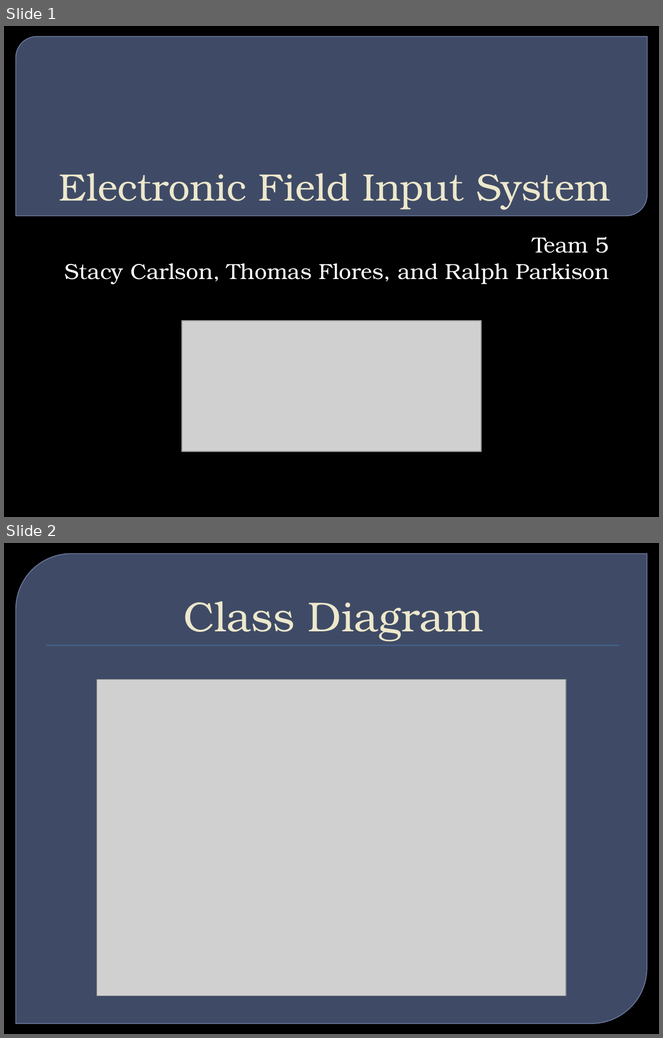
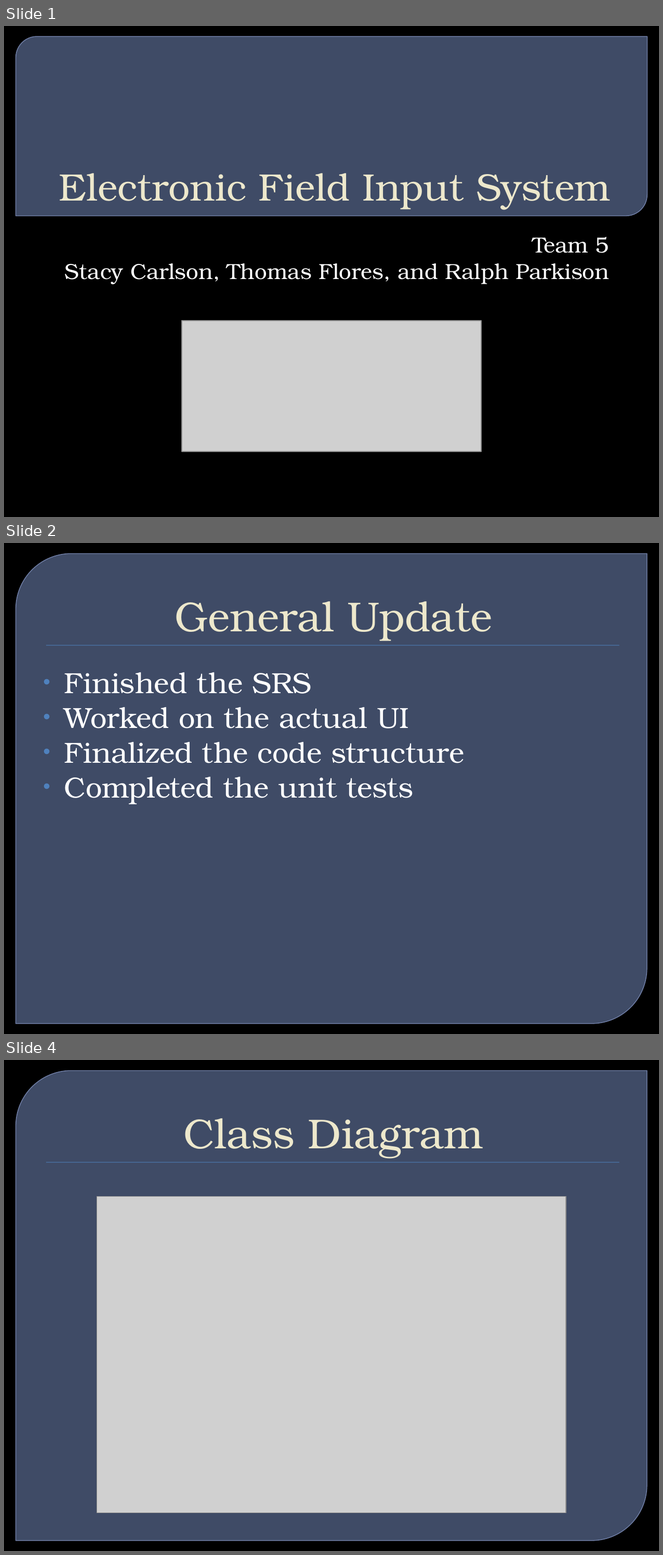
Before and after one commit to ameindygogirl/FishSeniorProject, a slide deck: Briefings/Briefing5.pptx. Shown one above the other, each under a label of ours: slides 1 and 2 before the commit, slides 1, 2 and 4 after it; the slides between them are not shown. The pictures are 663x1038 and 663x1555 pixels, drawn with LibreOffice and Linux fonts; fonts in the diff are those of the drawing; grey boxes stand for pictures; background and template pictures are left out. Boxes give left, top, right and bottom in pixels: in the first picture for what was removed or moved away, otherwise in the second. Text is boxed around its words. In the diff, an @@ line names an element or a change of style, - is before the commit and + after.

Commit message:
Documentation stuff
*Completed briefing 5
+Team Report 11/21
*November actual week activity

```diff
--- a/Briefings/Briefing5.pptx
+++ b/Briefings/Briefing5.pptx
@@ slide 2 added at (x1=4, y1=543, x2=659, y2=1034), background picture (left out); not listed: 2 template elements that a slide beside it also shows @@
@@ title added at (x1=175, y1=601, x2=492, y2=641), 46 pt, text #EDE8CE @@
+General Update
@@ text added at (x1=64, y1=672, x2=464, y2=805), 32 pt, text #FFFFFF @@
+• Finished the SRS
+• Worked on the actual UI
+• Finalized the code structure
+• Completed the unit tests
@@ what was slide 2 is now slide 4 @@
```
Also in this commit, not shown: 7 other slides added, 2 other files.
